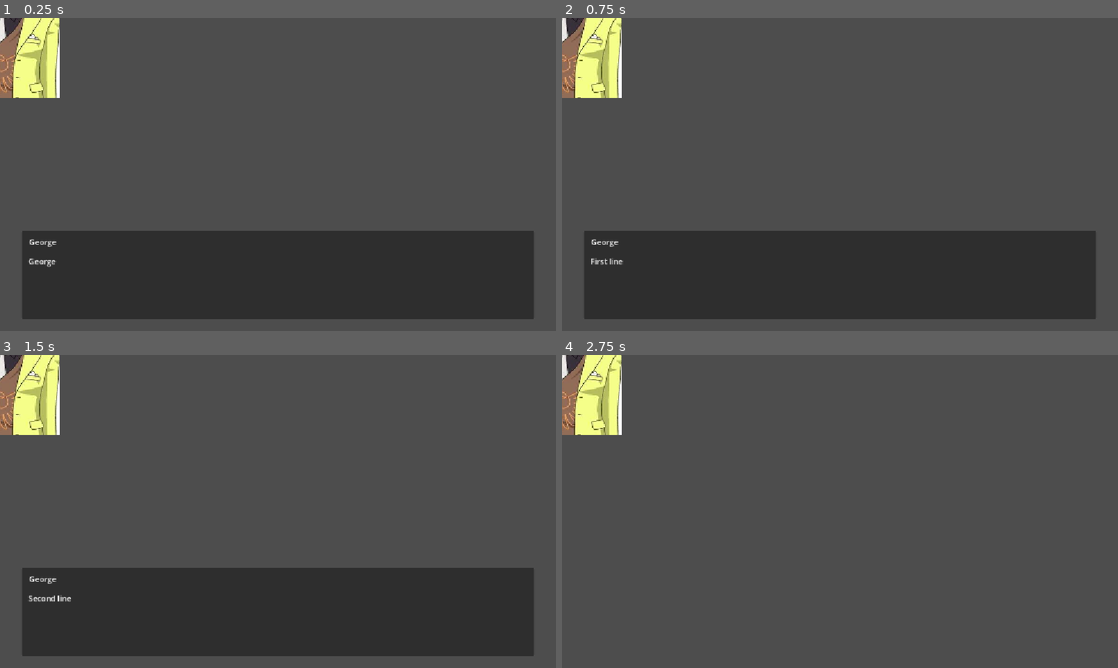
Above: before the commit, frames 1-4 (two rows, left to right).
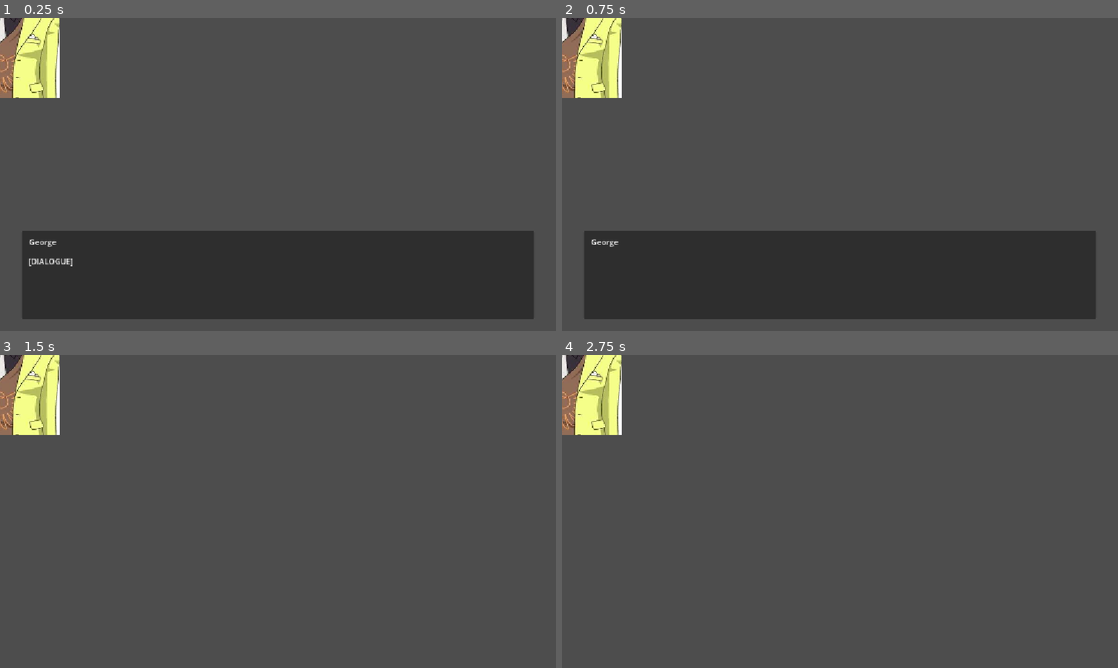
Above: after the commit, the same moments.

Repository: Hugtand2/dd-uge-2
Game: Godot game, scene res://!DEBUG/DebugScenes/test_dialogue/test_dialogue.tscn
Same seed, same stepped clock (60 frames per second), same inputs: the game is played once before the commit and once after it. This scene is started directly instead of the project's main scene.
Inputs (mouse positions are in pixels of both pictures, inside the frame that each line leads up to):
- Up to frame 1 (0.25 s): no input
- Up to frame 2 (0.75 s): tap Enter at 0.5 s; move the mouse to (962, 158) at 0.52 s; hold Space (Confirm) from 0.53 s (still down); click (962, 158) at 0.67 s
- Up to frame 3 (1.5 s): release Space (Confirm) at 1.25 s; drag from (166, 527) to (250, 574) at 1.27 s
- Up to frame 4 (2.75 s): tap Space (Confirm) at 2 s; move the mouse to (895, 442) at 2.02 s; hold Space (Confirm) from 2.03 s (still down); click (895, 442) at 2.17 s

The runs differ from the first frame. In frame 1, 0.1% of the frame differs, in the area x 5-14%, y 76-80%; in frame 2, less than 0.1%; in frame 3, 26%, in the area x 4-96%, y 68-97%; in frame 4, nothing differs.

Commit message:
added CustomerData.search()

Diff:
--- a/!DEBUG/DebugScenes/test_dialogue/test_dialogue.gd
+++ b/!DEBUG/DebugScenes/test_dialogue/test_dialogue.gd
@@ -5,5 +5,5 @@
 func _ready() -> void:
 	var customer = Customer.new("George")
 	add_child(customer)
-	customer.lines.append_array(customer.data)
+	customer.lines.append_array(customer.data.string_data)
 	customer.speak()
--- a/Classes/Customer.gd
+++ b/Classes/Customer/Customer.gd
@@ -2,7 +2,7 @@
 extends Node2D
 
 var sprite: Sprite2D
-var data: PackedStringArray
+var data: CustomerData
 var lines: PackedStringArray = []
 
 func _init(new_name: String, sprite_path: String = "") -> void:
@@ -11,7 +11,7 @@
 		"res://Resources/Customers/"+new_name+"/"+new_name.to_lower()+"_data.txt",
 		FileAccess.READ
 		)
-	data = file.get_as_text().split("\n")
+	data = CustomerData.new(file.get_as_text().split("\n"))
 	sprite = Sprite2D.new()
 	if sprite_path != "":
 		sprite.texture = load(sprite_path)
--- /dev/null
+++ b/Classes/Customer/CustomerData.gd
@@ -0,0 +1,18 @@
+class_name CustomerData
+extends Customer
+
+var string_data: PackedStringArray
+var view_index: int = 0
+
+func _init(new_data: PackedStringArray) -> void:
+	string_data = new_data
+
+#func
+
+func findKeywordIndex(key_word: String) -> int:
+	var found_index
+	for l in string_data.size() - 1:
+		string_data[l].strip_edges() # Removes \n
+		if string_data[l] == "[DIALOGUE]": found_index = view_index
+		view_index += 1
+	return found_index
Renamed: Classes/Customer.gd.uid -> Classes/Customer/Customer.gd.uid
Not shown, added: Classes/Customer/CustomerData.gd.uid
Not shown, changed: Resources/Customers/George/george_data.txt
